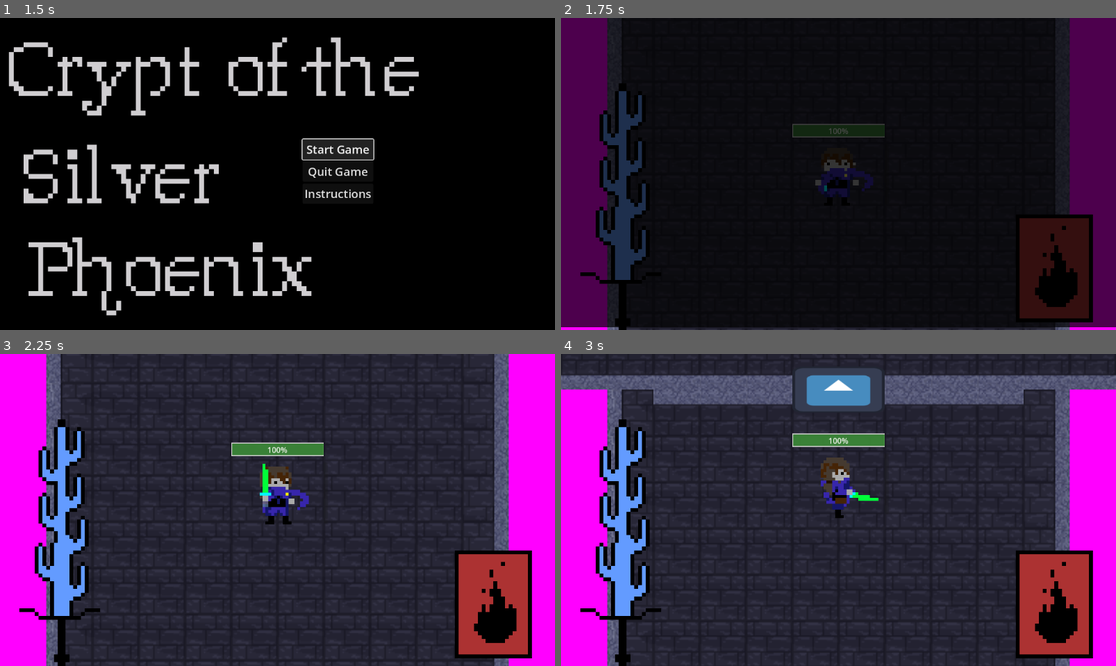
Above: before the commit, frames 1-4 (two rows, left to right).
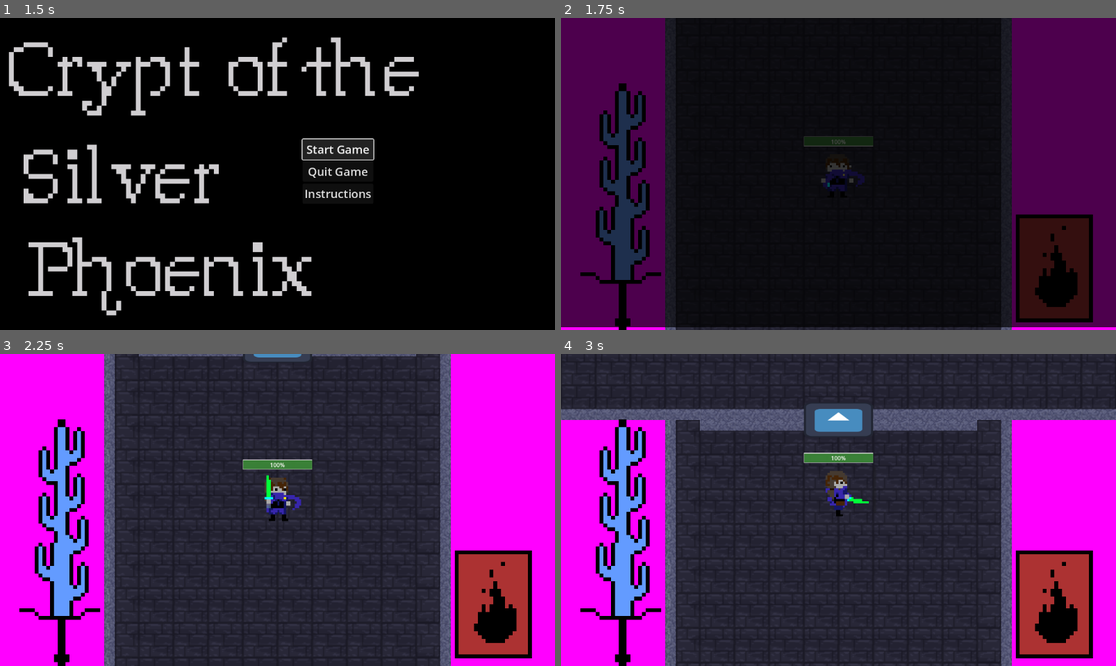
Above: after the commit, the same moments.

Repository: zwack32/crypt_of_the_silver_phoenix
Game: Godot game, scene res://scenes/start_menu.tscn
The game is run twice, just before and just after one commit, with the same random seed, the same clock (stepped at 60 frames per second) and the same inputs. The engine's default icon, where the game draws it, is replaced by a stand-in: a white triangle on a blue panel in a dark square.
Inputs (mouse positions are in pixels of both pictures, inside the frame that each line leads up to):
- Up to frame 1 (1.5 s): click "Start Game" at 0.5 s; click "Start Game" at 1.25 s
- Up to frame 2 (1.75 s): no input
- Up to frame 3 (2.25 s): move the mouse to (249, 572) at 2.02 s; hold W (move_up) from 2.03 s (still down); click (249, 572) at 2.1 s
- Up to frame 4 (3 s): keep holding W (move_up); move the mouse to (1005, 556) at 2.77 s; tap E (pick_up) at 2.85 s

Frame 1 is identical in both runs. In frame 2, 16% of the frame differs, in the area x 8-92%, y 0-100%; in frame 3, 21%; in frame 4, 30%, in the area x 0-100%, y 0-100%.
Error in both runs: Cannot call method 'change_scene_to_file' on a null value. (res://scripts/start_menu.gd:12)

Commit message:
Fix rooms not triggering

Diff:
--- a/scenes/player.tscn
+++ b/scenes/player.tscn
@@ -297,6 +297,7 @@
 animation = &"default_left"
 
 [node name="Camera2D" type="Camera2D" parent="."]
+zoom = Vector2(0.75, 0.75)
 position_smoothing_enabled = true
 
 [node name="HealthBar" type="ProgressBar" parent="."]
--- a/scripts/Door.gd
+++ b/scripts/Door.gd
@@ -10,7 +10,7 @@
 @onready var sprite_2d = $Sprite2D
 
 func _ready():
-	enter_trigger.position = -Vector2.UP * 80.0
+	enter_trigger.position = -Vector2.UP * 100.0
 	rotation = direction.angle() + PI / 2
 
 func set_disabled(disabled: bool):
@@ -18,8 +18,10 @@
 
 func _on_enter_trigger_area_entered(area):
 	if area.owner is Player:
+		print("enter", original_room_idx)
 		room_manager.enter_room(original_room_idx)
 
 func _on_enter_trigger_area_exited(area):
 	if area.owner is Player:
+		print("exit", original_room_idx)
 		room_manager.exit_room(original_room_idx)
--- a/scripts/RoomManager.gd
+++ b/scripts/RoomManager.gd
@@ -37,10 +37,11 @@
 	entered_rooms.push_back(rooms[room_idx])
 
 func exit_room(room_idx: int):
+	var a = rooms[room_idx]
 	entered_rooms.erase(rooms[room_idx])
-
-	if len(entered_rooms) == 1:
-		trigger(entered_rooms[0])
+	print("exit room", len(entered_rooms))
+	if len(entered_rooms) == 0:
+		trigger(a)
 
 func trigger(room: Room):
 	if !is_room_triggerable(room):
